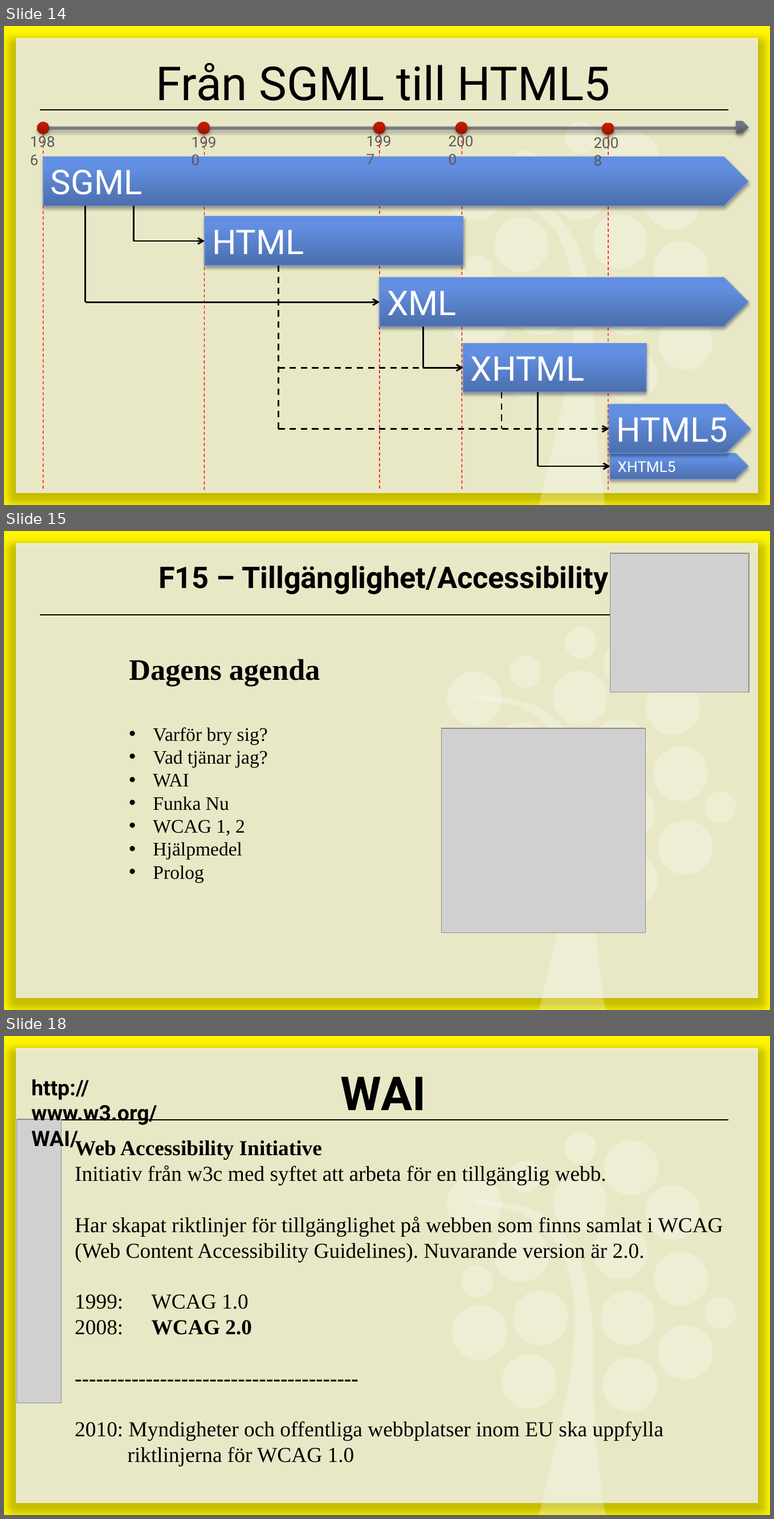
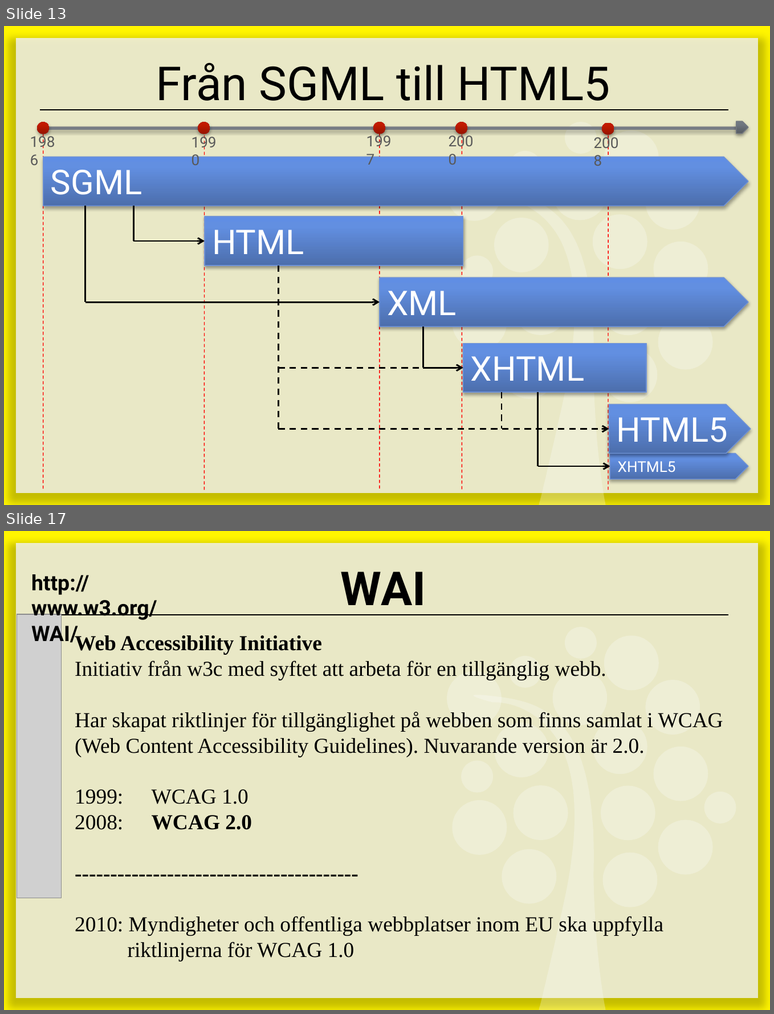
Before and after one commit to 1ik415/Kursmaterial, a slide deck: Föreläsningar/F04 - Webbteknik.pptx. Shown one above the other, each under a label of ours: slides 14, 15 and 18 before the commit, slides 13 and 17 after it; the slides between them are not shown. The pictures are 774x1519 and 774x1014 pixels, drawn with LibreOffice and Linux fonts; fonts in the diff are those of the drawing; grey boxes stand for pictures. Boxes give left, top, right and bottom in pixels: in the first picture for what was removed or moved away, otherwise in the second. Text is boxed around its words. In the diff, an @@ line names an element or a change of style, - is before the commit and + after.

```diff
--- a/Föreläsningar/F04 - Webbteknik.pptx
+++ b/Föreläsningar/F04 - Webbteknik.pptx
@@ slide 15 removed at bbox=[4, 531, 770, 1010], background #FFFFFF; not listed: 17 template elements that a slide beside it also shows @@
@@ picture removed at bbox=[610, 553, 748, 692] @@
@@ title removed at bbox=[158, 565, 608, 594] @@
-F15 – Tillgänglighet/Accessibility
@@ text removed at bbox=[129, 659, 320, 882] @@
-Dagens agenda
-• Varför bry sig?
-• Vad tjänar jag?
-• WAI
-• Funka Nu
-• WCAG 1, 2
-• Hjälpmedel
-• Prolog
@@ picture removed at bbox=[441, 728, 646, 932] @@
@@ what was slide 14 is now slide 13 @@
@@ what was slide 18 is now slide 17 @@
```
Also in this commit, not shown: 9 slides changed, 2 slides added, 3 other slides removed.
